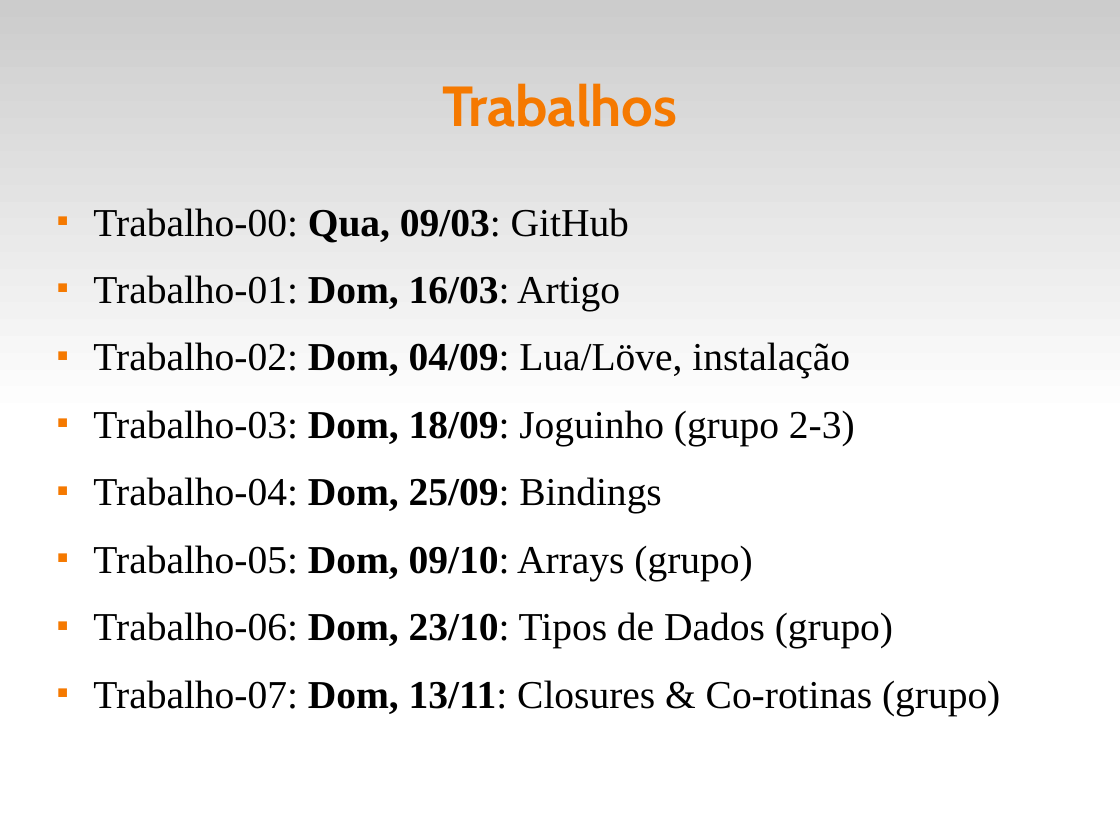
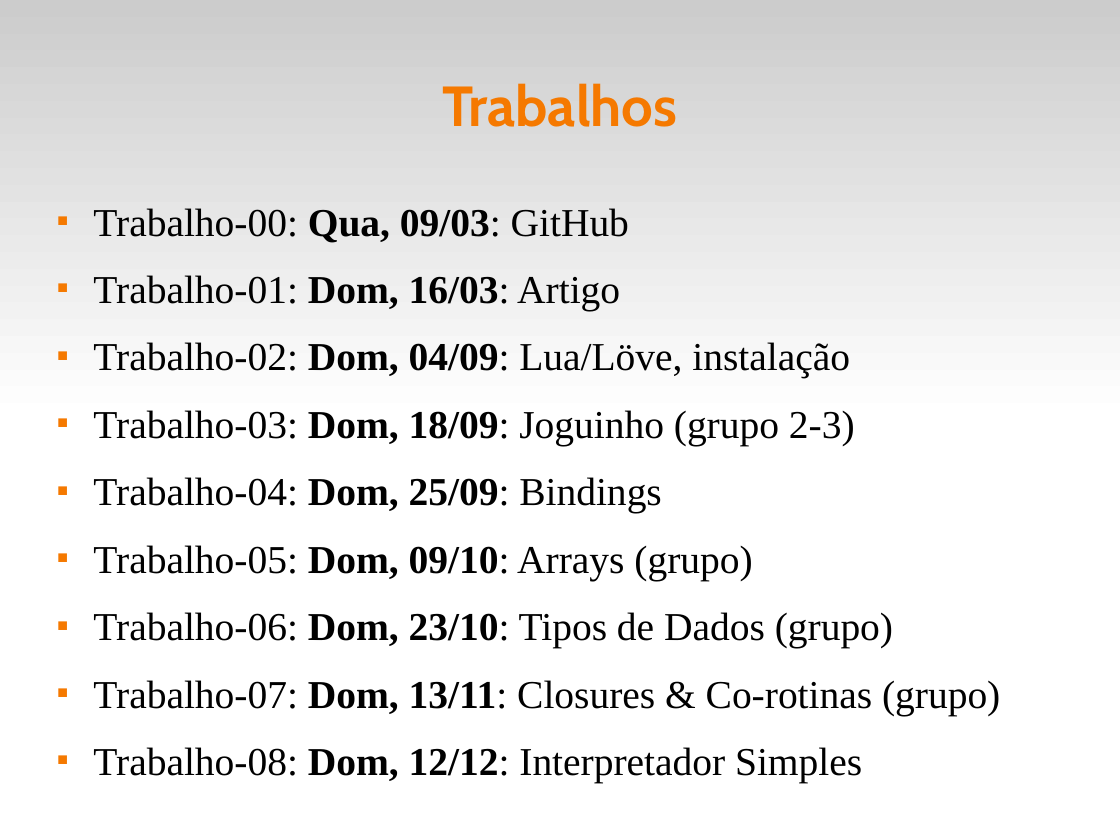
Before and after one commit to fsantanna-uerj/EDL, a slide deck: slide 5 of slides/edl-00.odp. Drawn at 1120x840 pixels with LibreOffice and Linux fonts; fonts in the diff are those of the drawing. Boxes give left, top, right and bottom in pixels: in the first picture for what was removed or moved away, otherwise in the second. Text is boxed around its words. In the diff, an @@ line names an element or a change of style, - is before the commit and + after.

```diff
--- a/slides/edl-00.odp
+++ b/slides/edl-00.odp
@@ text at bbox=[93, 747, 862, 783]: paragraph added @@
+■ Trabalho-08: Dom, 12/12: Interpretador Simples
```
Also in this commit, not shown: 1 other slide changed, 1 slide added, 10 other files.
